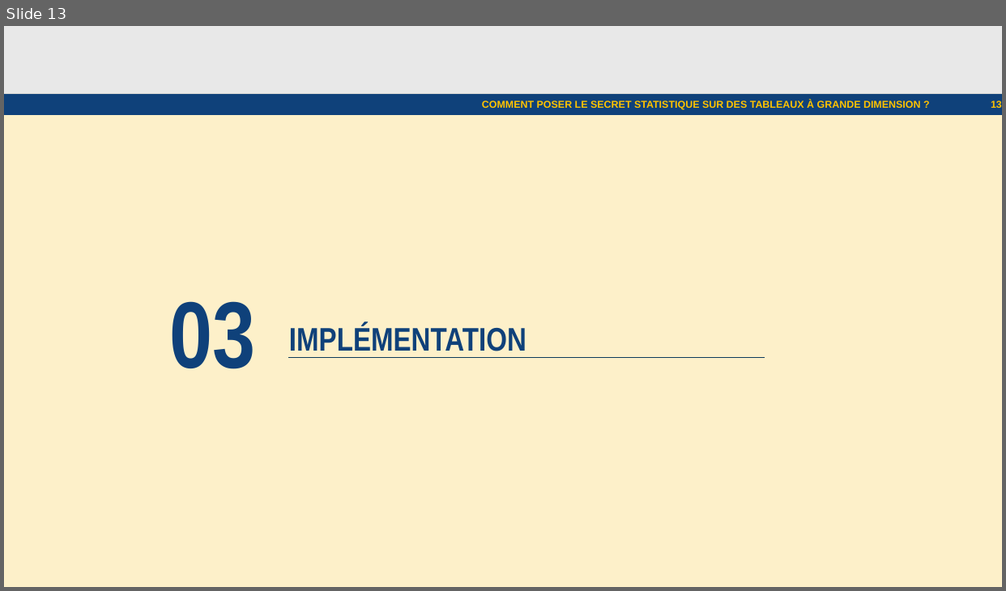
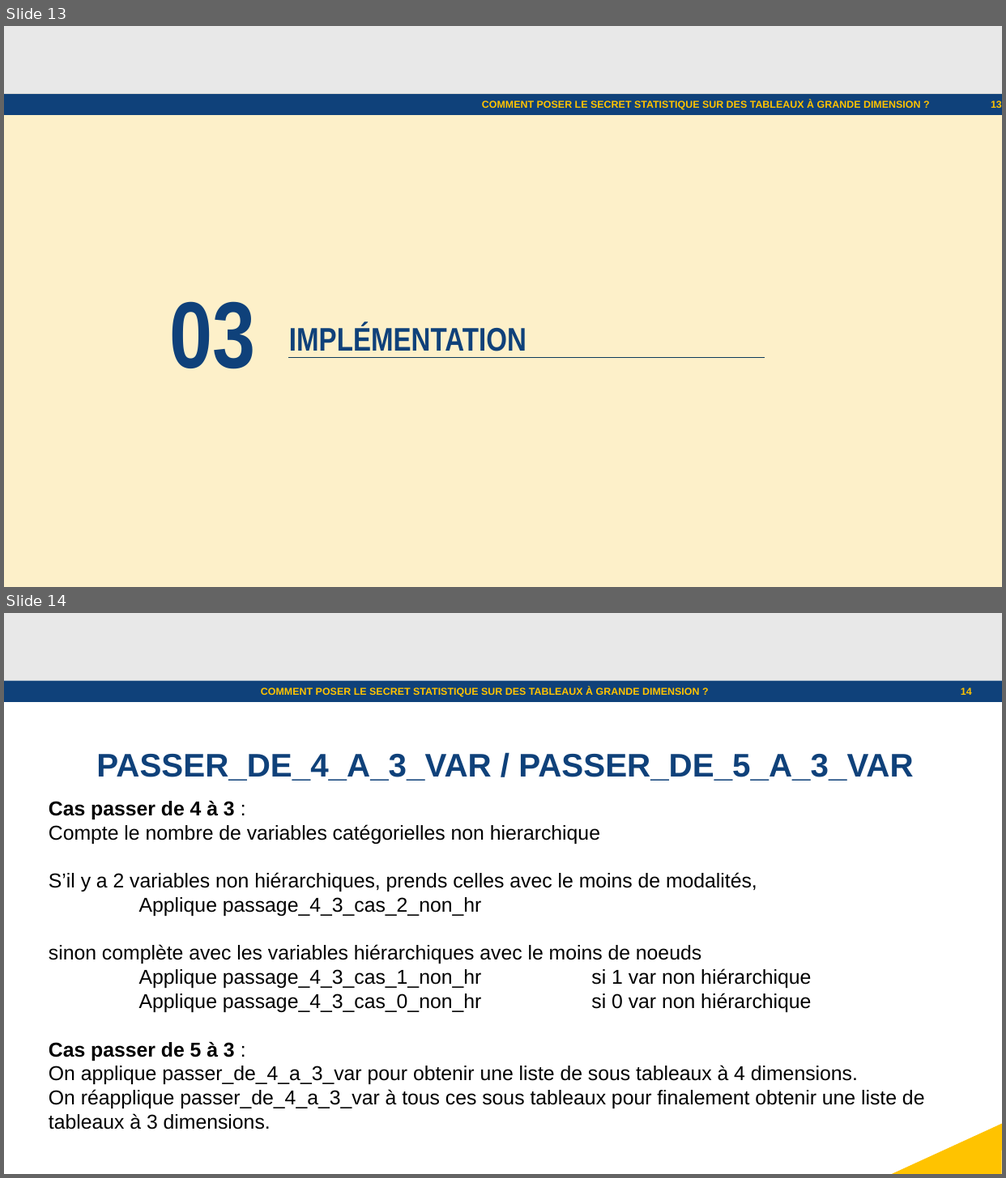
Before and after one commit to julienjamme/stage1A_2023, a slide deck: presentation_mi_parcours.odp. Shown one above the other, each under a label of ours: slide 13 before the commit, slides 13 and 14 after it. The pictures are 1006x591 and 1006x1178 pixels, drawn with LibreOffice and Linux fonts; fonts in the diff are those of the drawing; background and template pictures are left out. Boxes give left, top, right and bottom in pixels: in the first picture for what was removed or moved away, otherwise in the second. Text is boxed around its words. In the diff, an @@ line names an element or a change of style, - is before the commit and + after.

```diff
--- a/presentation_mi_parcours.odp
+++ b/presentation_mi_parcours.odp
@@ slide 14 added at box(4, 613, 1002, 1174), background #FFFFFF; not listed: 2 template elements that a slide beside it also shows @@
@@ text added at box(261, 687, 699, 697), 8 pt, text #FFC300, bold @@
+COMMENT POSER LE SECRET STATISTIQUE SUR DES TABLEAUX À GRANDE DIMENSION ?
@@ page number added at box(961, 688, 972, 695), 8 pt, text #FFC300, bold @@
+14
@@ text added at box(96, 754, 913, 781), 26 pt, text #0F417A, bold @@
+PASSER_DE_4_A_3_VAR / PASSER_DE_5_A_3_VAR
@@ text added at box(49, 800, 925, 1130), 16 pt, text #000000 @@
+Cas passer de 4 à 3 :
+Compte le nombre de variables catégorielles non hierarchique
+S’il y a 2 variables non hiérarchiques, prends celles avec le moins de modalités,
+Applique passage_4_3_cas_2_non_hr
+sinon complète avec les variables hiérarchiques avec le moins de noeuds
+Applique passage_4_3_cas_1_non_hr si 1 var non hiérarchique
+Applique passage_4_3_cas_0_non_hr si 0 var non hiérarchique
+Cas passer de 5 à 3 :
+On applique passer_de_4_a_3_var pour obtenir une liste de sous tableaux à 4 dimensions.
+On réapplique passer_de_4_a_3_var à tous ces sous tableaux pour finalement obtenir une liste de tableaux à 3 dimensions.
@@ right triangle added at box(892, 1122, 1002, 1174), fill #FFC300 @@
```
Also in this commit, not shown: 7 slides changed, 1 other slide added, 1 slide removed.
